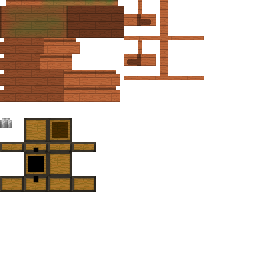
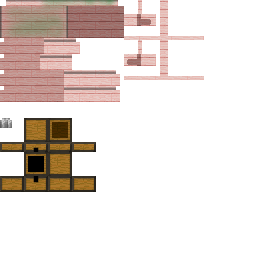
Comparing the layer stacks of the two 256 x 256 images. Changes:
hid group "Acacia" (2 layers) over [0, 0, 204, 102]
added group "Cherry" with 2 layers in group "Variants" over [0, 0, 204, 102]
added layer "Oar Base" (8th of 8, in "Variants" › "Cherry") in group "Cherry" over [124, 0, 204, 80]
added layer "Boat Base" (8th of 8, in "Variants" › "Cherry") in group "Cherry" over [0, 0, 124, 102]
